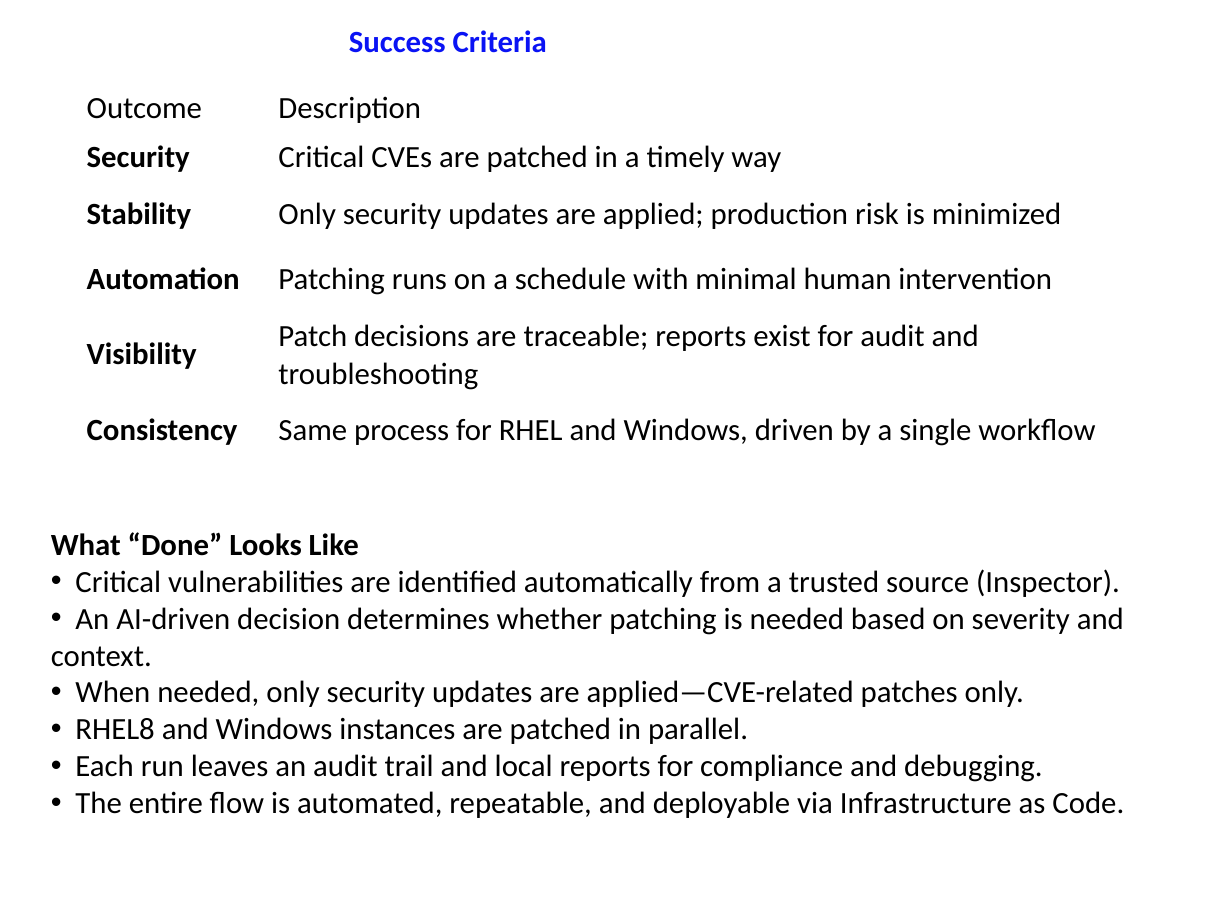
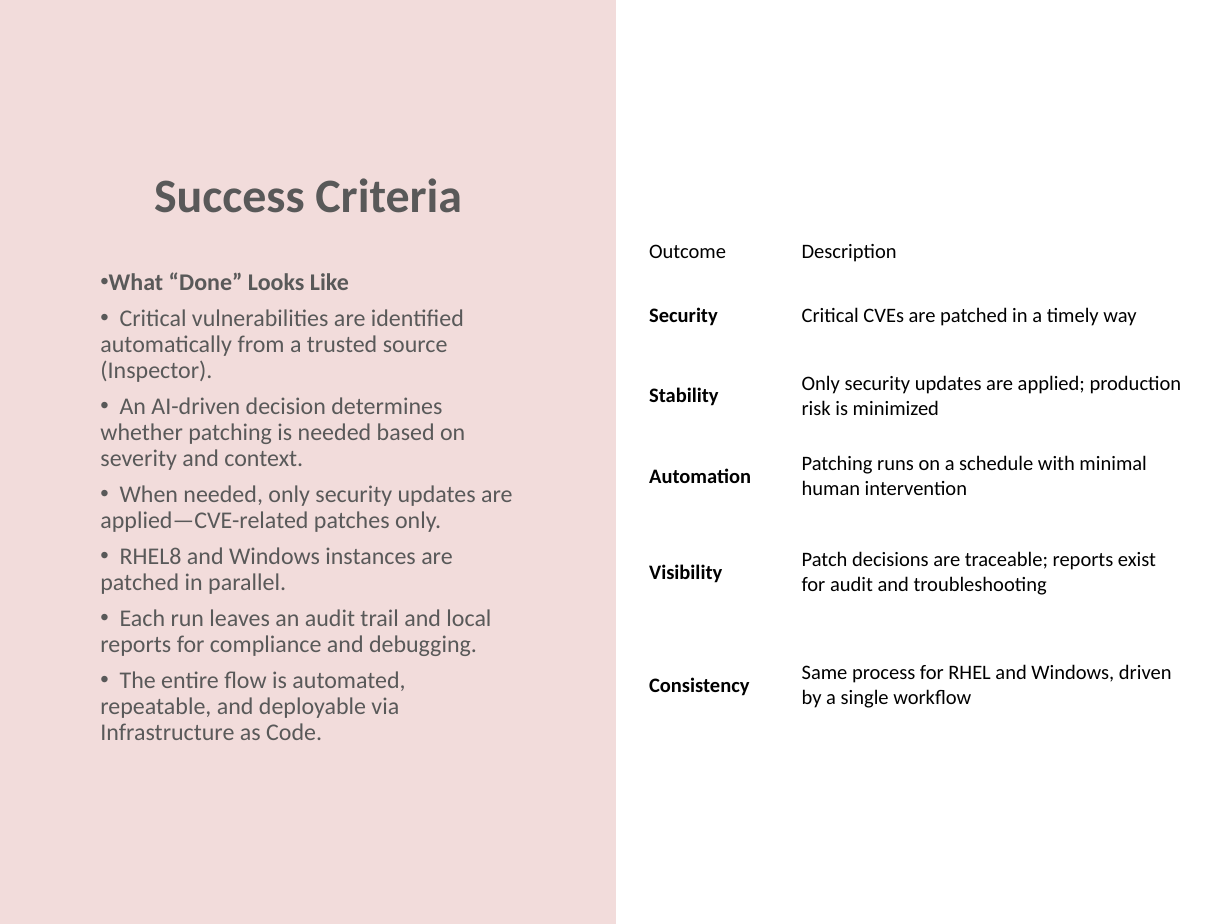
Before and after one commit to ckbitra/aiops-r8, a slide deck: slide 3 of docs/aiops_r8_presentation.pptx. Drawn at 1232x924 pixels with LibreOffice and Linux fonts; fonts in the diff are those of the drawing. Boxes give left, top, right and bottom in pixels: in the first picture for what was removed or moved away, otherwise in the second. Text is boxed around its words. In the diff, an @@ line names an element or a change of style, - is before the commit and + after.

```diff
--- a/docs/aiops_r8_presentation.pptx
+++ b/docs/aiops_r8_presentation.pptx
@@ rectangle added at bbox=[0, 0, 616, 924], fill #F2DCDB @@
@@ text "Success Criteria": place and size @@
-text "Success Criteria" at bbox=[349, 30, 547, 53]
+text "Success Criteria" at bbox=[154, 178, 461, 213]
@@ text "Success Criteria" at bbox=[154, 178, 461, 213]: size 18 to 28 pt, text colour #0A13F4 to #595959; alignment left to centre; line spacing 1 to 0.9; more space between paragraphs; vertical alignment top to bottom @@
@@ table at bbox=[641, 228, 1193, 742] @@
@@ size 18 to 12 pt @@
@@ table: place and size @@
-table at bbox=[74, 83, 1143, 462]
+table at bbox=[641, 228, 1193, 742]
@@ text "What “Done” Looks Like": place and size @@
-text "What “Done” Looks Like" at bbox=[51, 532, 1124, 818]
+text "What “Done” Looks Like" at bbox=[100, 272, 512, 740]
@@ text "What “Done” Looks Like" at bbox=[100, 272, 512, 740]: size 18 to 14 pt, text colour #000000 to #595959; bullet none to •; line spacing 1 to 0.9; more space between paragraphs; indent changed @@
```
Also in this commit, not shown: 7 other slides changed, 2 slides added, 2 slides removed.
